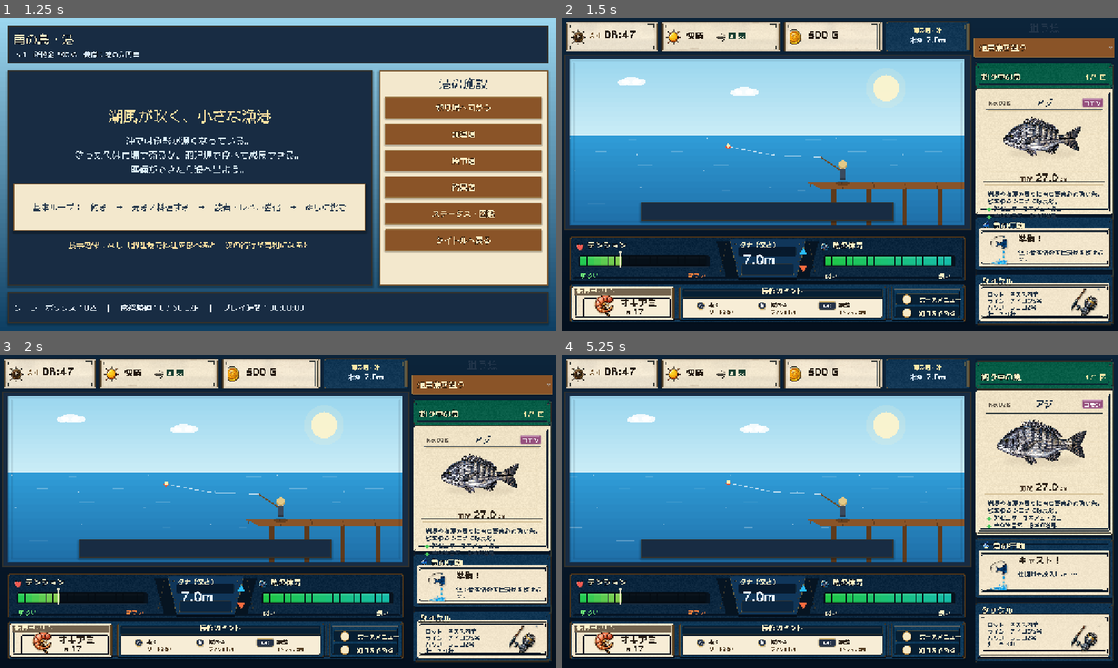
Above: before the commit, frames 1-4 (two rows, left to right).
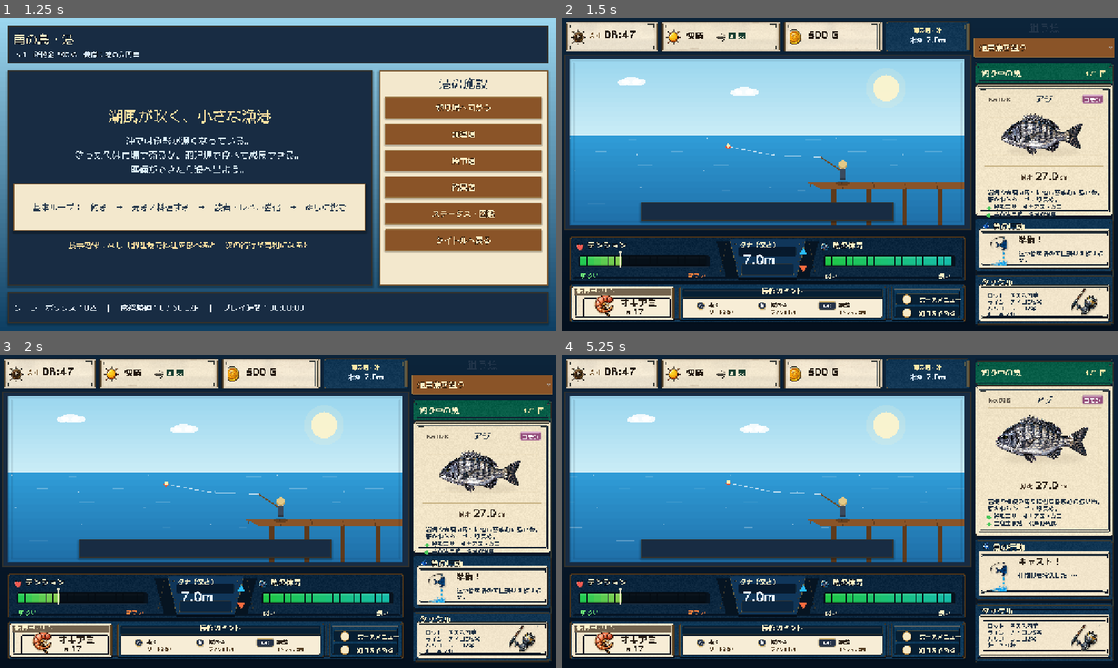
Above: after the commit, the same moments.

Repository: RYUKOU-OKUMURA/tsuri_quest_umi_mvp
Game: Godot game, scene res://scenes/main.tscn
The game is run twice, just before and just after one commit, with the same random seed, the same clock (stepped at 60 frames per second) and the same inputs.
Inputs (mouse positions are in pixels of both pictures, inside the frame that each line leads up to):
- Up to frame 1 (1.25 s): click "ゲームを始める" at 0.5 s
- Up to frame 2 (1.5 s): click "釣り場へ向かう" at 1.25 s
- Up to frame 3 (2 s): no input
- Up to frame 4 (5.25 s): click "通常魚を狙う" at 2 s; click "通常魚を狙う" at 2.75 s; click "通常魚を狙う" at 3.5 s; tap Enter at 4.25 s; move the mouse to (767, 617) at 4.27 s; tap Shift at 4.35 s; click (767, 617) at 4.42 s; tap Space at 4.52, 5 s; move the mouse to (728, 527) at 5.02 s; tap E at 5.1 s; click (728, 527) at 5.17 s

Frame 1 is identical in both runs. In frame 2, 4.8% of the frame differs, in the area x 74-100%, y 16-96%; in frame 3, 4.8%; in frame 4, 5.9%, in the area x 74-100%, y 4-95%.

Commit message:
Rebalance underwater fight sidebar layout

Diff:
--- a/src/ui/components/fight_sidebar.gd
+++ b/src/ui/components/fight_sidebar.gd
@@ -74,10 +74,10 @@
 	var tackle_card := Rect2()
 	if _sidebar_frame != null:
 		draw_texture_rect(_sidebar_frame, Rect2(Vector2.ZERO, size), false, Color.WHITE)
-		header = Rect2(w * 0.0148, h * 0.0117, w * 0.9705, h * 0.0908)
-		fish_card = Rect2(w * 0.0177, h * 0.1055, w * 0.9646, h * 0.4707)
-		action_card = Rect2(w * 0.0148, h * 0.5879, w * 0.9705, h * 0.1953)
-		tackle_card = Rect2(w * 0.0148, h * 0.7979, w * 0.9705, h * 0.1904)
+		header = Rect2(w * 0.0148, h * 0.0117, w * 0.9705, h * 0.0771)
+		fish_card = Rect2(w * 0.0177, h * 0.0918, w * 0.9646, h * 0.4883)
+		action_card = Rect2(w * 0.0148, h * 0.5918, w * 0.9705, h * 0.1953)
+		tackle_card = Rect2(w * 0.0148, h * 0.8008, w * 0.9705, h * 0.1875)
 	else:
 		var gap := 7.0
 		var action_h := clampf(h * 0.22, 86.0, 102.0)
@@ -96,13 +96,14 @@
 func _draw_header(font: Font, rect: Rect2) -> void:
 	_draw_panel(rect, Palette.DARK_PANEL, Palette.GOLD, Palette.GOLD_BRIGHT)
 	var title_size := 18
-	var title_outline := 3 if _sidebar_frame == null else 2
+	var title_outline := 3 if _sidebar_frame == null else 1
 	var count_outline := 2 if _sidebar_frame == null else 1
-	_draw_text(font, "釣り中の魚", rect.position + Vector2(14.0, rect.size.y * 0.68), title_size, Palette.TEXT_BONE, title_outline)
+	var baseline_y := rect.size.y * (0.62 if _sidebar_frame != null else 0.68)
+	_draw_text(font, "釣り中の魚", rect.position + Vector2(14.0, baseline_y), title_size, Palette.TEXT_BONE, title_outline)
 	var count_text := "1/1 匹"
 	var count_size := 16
 	var count_w := font.get_string_size(count_text, HORIZONTAL_ALIGNMENT_LEFT, -1, count_size).x
-	_draw_text(font, count_text, rect.position + Vector2(rect.size.x - count_w - 14.0, rect.size.y * 0.68), count_size, Palette.GOLD_BRIGHT, count_outline)
+	_draw_text(font, count_text, rect.position + Vector2(rect.size.x - count_w - 14.0, baseline_y), count_size, Palette.GOLD_BRIGHT, count_outline)
 
 
 func _draw_fish_card(font: Font, rect: Rect2) -> void:
@@ -190,7 +191,7 @@
 	_draw_text(font, "タックル", rect.position + Vector2(14.0, 24.0), 18, Palette.TEXT_BONE, 2 if _sidebar_frame != null else 3)
 	var body := Rect2(rect.position + Vector2(10.0, 32.0), rect.size - Vector2(20.0, 38.0))
 	if _sidebar_frame != null:
-		body = Rect2(rect.position + Vector2(12.5, rect.size.y * 0.185), rect.size - Vector2(25.0, rect.size.y * 0.255))
+		body = Rect2(rect.position + Vector2(12.5, rect.size.y * 0.193), rect.size - Vector2(25.0, rect.size.y * 0.276))
 	else:
 		_draw_panel(body, Palette.PARCHMENT, Palette.WOOD_DARK, Palette.GOLD)
 	var rod_name := _short_rod_name(String(trip_stats.get("rod_name", "港の入門竿")))
Binary file changed: assets/showcase/underwater/sidebar_frame.png
Not shown, changed: design-qa.md
Not shown, changed: docs/11_underwater_fight_showcase.md
Not shown, changed: tools/build_fight_sidebar_static_compare.py
Not shown, changed: tools/generate_underwater_ui_frame_assets.py
